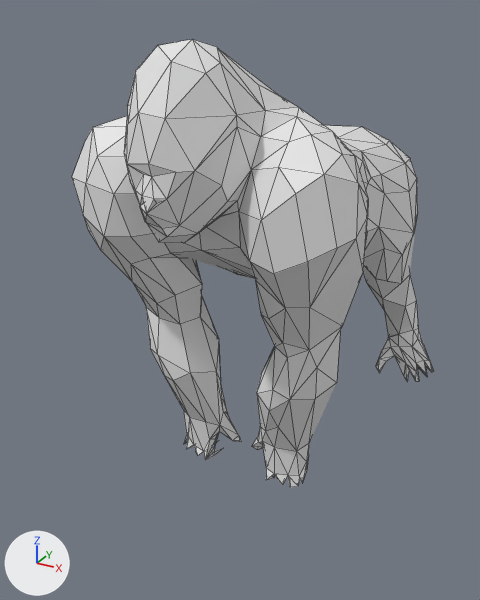
Two versions of the OBJ model final_project4/Assets/Mesh/Gorilla/Walk/Gorilla_000005.obj, one commit apart.
Before and after are seen from a 50 mm lens placed at (1.39, -2.69, 2.3), pointed at (-0.16, 0.12, 0.9). The axes (+X, +Y, +Z) are drawn at lower left. The lights are the same throughout. Mesh edges are drawn as thin lines. Where no turn or scale is listed for an object, it has been applied to the vertices.

Objects in the first picture: '10664_Gorilla_v2'.
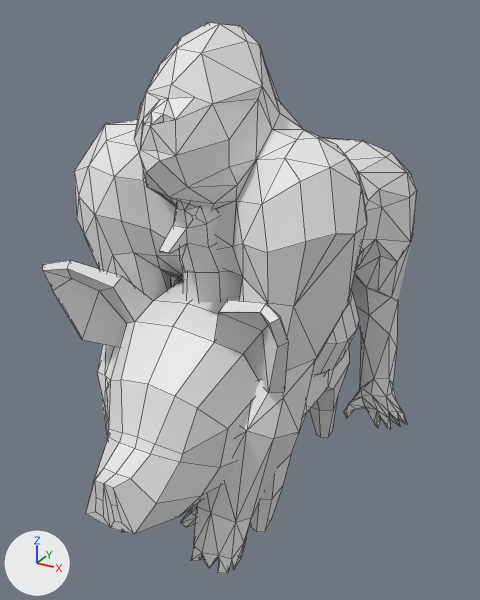
Changed parts and their boxes (x1, y1, x2, y2) in the pictures (480 x 600 px; the box of a moved part takes in the faces that stretch with it):
'10664_Gorilla_v2', reshaped, shading changed (23% taller): before (72, 39, 434, 487); after (74, 23, 417, 573)
'pig', added: after (43, 260, 349, 534)
'Chicken', added: after (159, 201, 359, 376)
part 1 of me_10664_gorilla_v2, moved or reshaped: before (72, 39, 434, 487); after (74, 23, 417, 573)

Edits to the bpy script that builds the scene:
```text
Change me_10664_gorilla_v2:
    used by ob_10664_gorilla_v2; location = (0.0, 0.0, 0.0)
    remove me_10664_gorilla_v2.from_pydata(...)  # 485 vertices, 886 faces; spans x -0.7..0.65, y -0.81..1.79, z -0.05..2.2
    add me_10664_gorilla_v2.from_pydata(...)  # 485 vertices, 886 faces; spans x -0.7..0.65, y -0.88..1.31, z 0.01..2.25
    me_10664_gorilla_v2 part 1: 485 of 485 vertices moved; they spanned x -0.7..0.65, y -0.81..1.79, z -0.05..2.2 and now span x -0.7..0.65, y -0.88..1.31, z 0.01..2.25; mean shift (0.0, -0.31, -0.02); largest move (-0.56, 1.57, -0.05) -> (-0.56, 0.59, 0.03)
    me_10664_gorilla_v2 part 2: its shading normals changed
Add me_pig:
    me_pig.from_pydata(...)  # 244 vertices, 251 faces; spans x -0.55..0.55, y -1.2..0.7, z -0.01..1.36
Add me_chicken:
    me_chicken.from_pydata(...)  # 378 vertices, 378 faces, 1 loose edge; spans x -0.48..0.47, y -0.75..0.82, z 0.0..1.69
Add ob_pig:
    ob_pig = bpy.data.objects.new('pig', me_pig)
    ob_pig.location = (0.0, 0.0, 0.0)
Add ob_chicken:
    ob_chicken = bpy.data.objects.new('Chicken', me_chicken)
    ob_chicken.location = (0.0, 0.0, 0.0)
```
